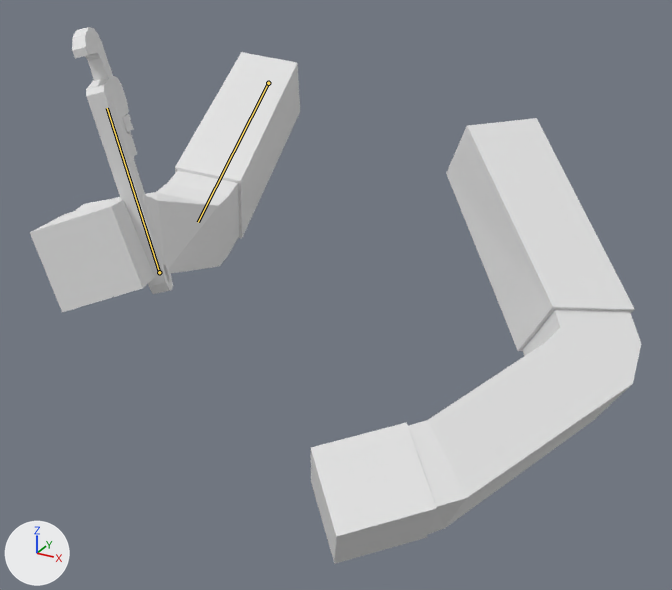
Before and after pictures for a commit that changed the Blender file Assets/Animations/FirstPerson/ArmsPipeWrench.blend.
Before and after are seen from a 50 mm camera at (0.318, -0.553, 0.071) aimed at (0.06, -0.083, -0.164). Every picture has the same lights, and +X, +Y and +Z are marked at lower left. Both versions are drawn at frame 10 of the action 'Attack1'; the numbers are the values there. The bones that change are drawn over the model as lines.

The first picture shows 'Arm_Mesh', 'Pipe Wrench'.
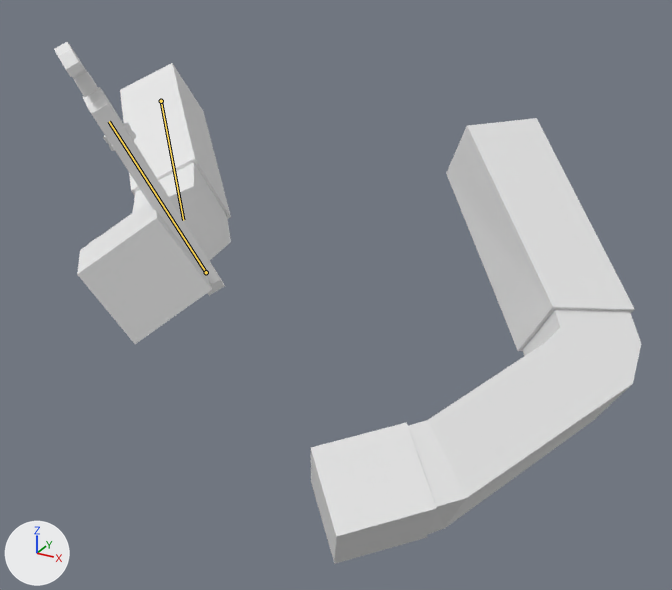
Location of each change, (x1, y1, x2, y2) in pixels of the pictures (672 x 590 px):
```json
{"object": "Arm_Mesh", "change": "posed", "before": [30, 52, 641, 564], "after": [77, 63, 641, 564], "on screen": "8% narrower"}
{"object": "Pipe Wrench", "change": "posed", "before": [72, 27, 173, 294], "after": [54, 42, 225, 296], "on screen": "69% wider"}
{"bone": "Shoulder.R", "before": "(268, 83) to (198, 222)", "after": "(161, 101) to (183, 220)"}
{"bone": "Weapon", "before": "(159, 272) to (107, 108)", "after": "(206, 272) to (109, 121)"}
```

The change, as JSON lines over the scene's bpy script:
```json
{"block": "bone_shoulder_r", "where": "bone_shoulder_r = bpy.data.objects['Rig'].pose.bones['Shoulder.R']"}
{"op": "set", "path": "bone_shoulder_r.location", "old": "(0.007, -0.0523, -0.0048)", "new": "(0.0732, 0.0012, 0.0104)"}
{"op": "set", "path": "bone_shoulder_r.rotation_quaternion", "old": "(0.99, -0.059, -0.007, 0.085)", "new": "(0.87, -0.086, 0.292, 0.389)", "note": "degrees (-7, 0, 10) -> degrees (5, 35, 50)"}
{"block": "bone_weapon", "where": "bone_weapon = bpy.data.objects['Rig'].pose.bones['Weapon']"}
{"op": "set", "path": "bone_weapon.location", "old": "(0.0598, 0.0338, 0.0125)", "new": "(0.0949, 0.0422, 0.017)"}
{"op": "set", "path": "bone_weapon.rotation_quaternion", "old": "(0.934, -0.007, 0.219, 0.122)", "new": "(0.924, 0.063, 0.393, 0.234)", "note": "degrees (3, 26, 16) -> degrees (22, 41, 37)"}
```
